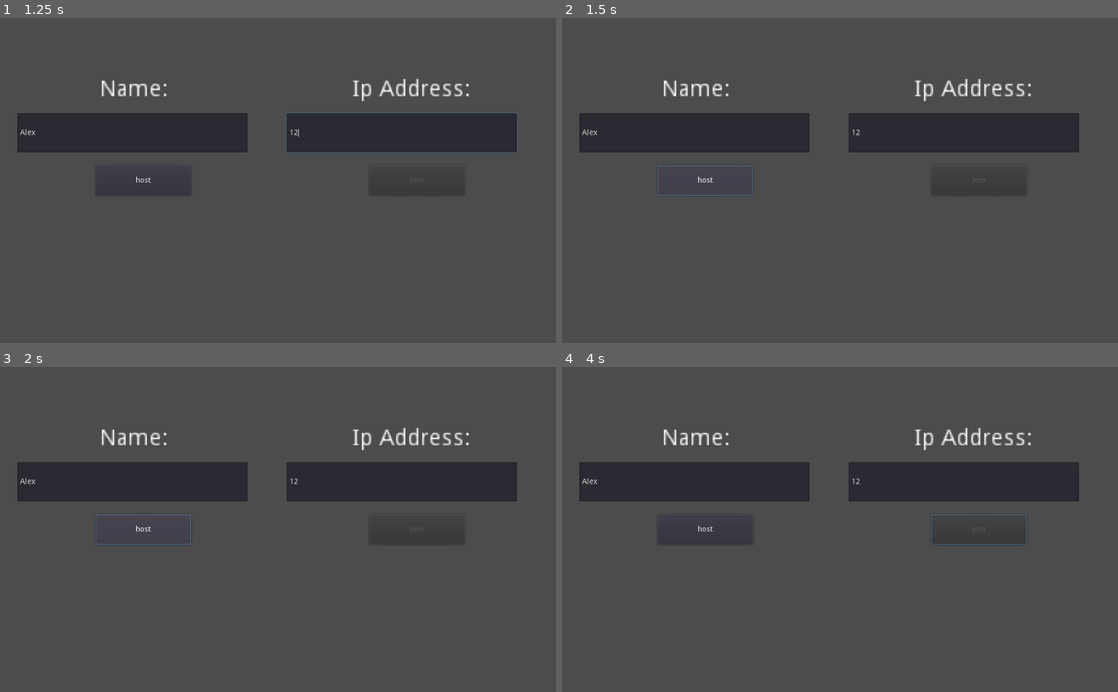
Above: before the commit, frames 1-4 (two rows, left to right).
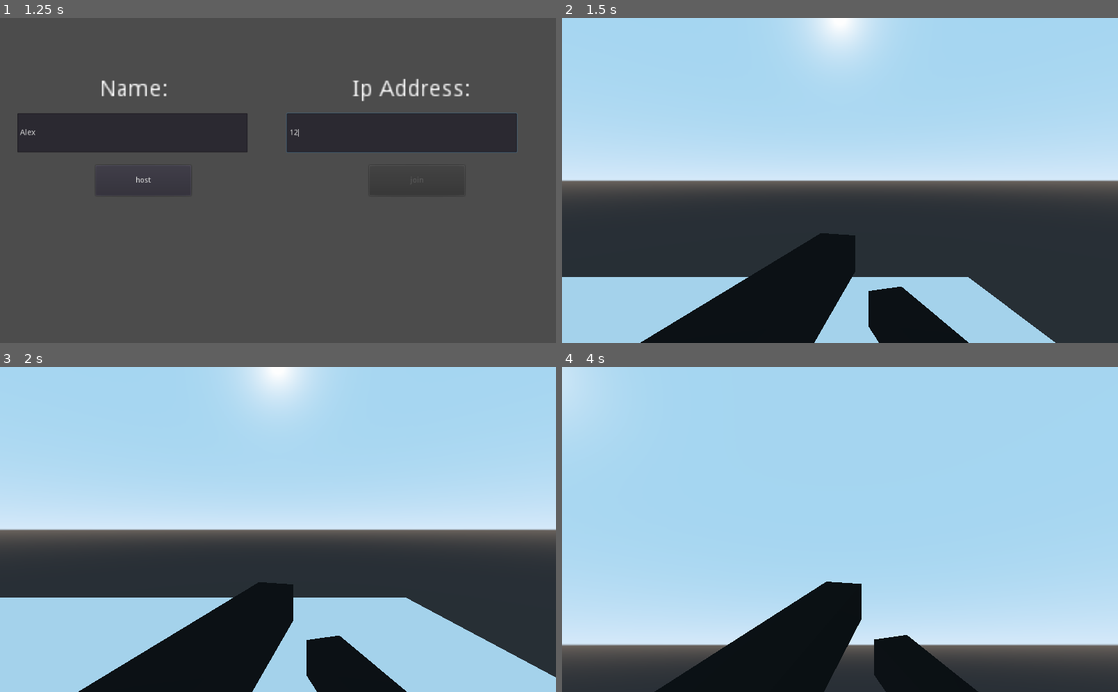
Above: after the commit, the same moments.

Repository: miklaskarjalainen/Togmen
Game: Godot game, scene res://source/scenes/title_screen.tscn
Two runs of this game, one before a commit and one after it. Both use one fixed random seed, a clock stepped at 60 frames per second and the inputs below.
Inputs (mouse positions are in pixels of both pictures, inside the frame that each line leads up to):
- Up to frame 1 (1.25 s): click (133, 131) at 0.52 s; type "Alex" at 0.6 s; click (400, 131) at 0.75 s; type "12" at 0.83 s
- Up to frame 2 (1.5 s): click "host" at 1.25 s
- Up to frame 3 (2 s): no input
- Up to frame 4 (4 s): move the mouse to (962, 513) at 2.02 s; hold Right (ui_right) 2.03-2.78 s; move the mouse to (728, 545) at 2.77 s; hold Down (ui_down) 2.78-3.53 s; tap Enter (ui_accept) at 2.85, 3.02, 3.32 s; move the mouse to (895, 458) at 3.52 s; hold Right (ui_right) from 3.53 s (still down)

Frame 1 is identical in both runs. In frame 2, 95% of the frame differs, in the area x 0-100%, y 0-100%; in frame 3, 95%; in frame 4, 95%.

Commit message:
fps camera and movement working.

Diff:
--- a/project.godot
+++ b/project.godot
@@ -7,6 +7,10 @@
 ;   param=value ; assign values to parameters
 
 config_version=4
+
+_global_script_classes=[  ]
+_global_script_class_icons={
+}
 
 [application]
 
@@ -18,6 +22,37 @@
 
 Net="*res://source/singleton/net.gd"
 
+[input]
+
+ui_left={
+"deadzone": 0.5,
+"events": [ Object(InputEventKey,"resource_local_to_scene":false,"resource_name":"","device":0,"alt":false,"shift":false,"control":false,"meta":false,"command":false,"pressed":false,"scancode":16777231,"unicode":0,"echo":false,"script":null)
+, Object(InputEventJoypadButton,"resource_local_to_scene":false,"resource_name":"","device":0,"button_index":14,"pressure":0.0,"pressed":false,"script":null)
+, Object(InputEventKey,"resource_local_to_scene":false,"resource_name":"","device":0,"alt":false,"shift":false,"control":false,"meta":false,"command":false,"pressed":false,"scancode":65,"unicode":0,"echo":false,"script":null)
+ ]
+}
+ui_right={
+"deadzone": 0.5,
+"events": [ Object(InputEventKey,"resource_local_to_scene":false,"resource_name":"","device":0,"alt":false,"shift":false,"control":false,"meta":false,"command":false,"pressed":false,"scancode":16777233,"unicode":0,"echo":false,"script":null)
+, Object(InputEventJoypadButton,"resource_local_to_scene":false,"resource_name":"","device":0,"button_index":15,"pressure":0.0,"pressed":false,"script":null)
+, Object(InputEventKey,"resource_local_to_scene":false,"resource_name":"","device":0,"alt":false,"shift":false,"control":false,"meta":false,"command":false,"pressed":false,"scancode":68,"unicode":0,"echo":false,"script":null)
+ ]
+}
+ui_up={
+"deadzone": 0.5,
+"events": [ Object(InputEventKey,"resource_local_to_scene":false,"resource_name":"","device":0,"alt":false,"shift":false,"control":false,"meta":false,"command":false,"pressed":false,"scancode":16777232,"unicode":0,"echo":false,"script":null)
+, Object(InputEventJoypadButton,"resource_local_to_scene":false,"resource_name":"","device":0,"button_index":12,"pressure":0.0,"pressed":false,"script":null)
+, Object(InputEventKey,"resource_local_to_scene":false,"resource_name":"","device":0,"alt":false,"shift":false,"control":false,"meta":false,"command":false,"pressed":false,"scancode":87,"unicode":0,"echo":false,"script":null)
+ ]
+}
+ui_down={
+"deadzone": 0.5,
+"events": [ Object(InputEventKey,"resource_local_to_scene":false,"resource_name":"","device":0,"alt":false,"shift":false,"control":false,"meta":false,"command":false,"pressed":false,"scancode":16777234,"unicode":0,"echo":false,"script":null)
+, Object(InputEventJoypadButton,"resource_local_to_scene":false,"resource_name":"","device":0,"button_index":13,"pressure":0.0,"pressed":false,"script":null)
+, Object(InputEventKey,"resource_local_to_scene":false,"resource_name":"","device":0,"alt":false,"shift":false,"control":false,"meta":false,"command":false,"pressed":false,"scancode":83,"unicode":0,"echo":false,"script":null)
+ ]
+}
+
 [physics]
 
 common/enable_pause_aware_picking=true
--- /dev/null
+++ b/source/entities/actors/camera.gd
@@ -0,0 +1,21 @@
+extends Camera
+
+onready var anim := $hand_anim
+const SENSITIVITY = 0.2
+
+func _ready():
+	Input.set_mouse_mode(Input.MOUSE_MODE_CAPTURED)
+	anim.play("bobbing")
+
+func _physics_process(_delta):
+	var motion := get_parent().motion as Vector3
+	motion.y = 0
+	anim.playback_speed = motion.length() / 7.5
+
+func _input(event):
+	if event is InputEventMouseMotion and Input.get_mouse_mode() == 2:
+		rotation_degrees.x -= event.relative.y * SENSITIVITY
+		rotation_degrees.y -= event.relative.x * SENSITIVITY
+	if Input.is_action_just_pressed("ui_cancel"):
+		var cur := int(Input.get_mouse_mode() != 2)
+		Input.set_mouse_mode(2*cur)
--- a/source/entities/actors/player.gd
+++ b/source/entities/actors/player.gd
@@ -1,7 +1,33 @@
 extends KinematicBody
+const MOV_SPEED   = 450
+const JUMP_STR    = 8
+const GRAVITY     = 8
 
+onready var camera := $camera
 var motion := Vector3()
 
 func _physics_process(delta:float) -> void:
-	motion.y -= 2 * delta;
+	var forwards  = int(Input.is_action_pressed("ui_up"))
+	var backwards = int(Input.is_action_pressed("ui_down"))
+	var left      = int(Input.is_action_pressed("ui_left"))
+	var right     = int(Input.is_action_pressed("ui_right"))
+	var jump      = Input.is_action_just_pressed("ui_accept") and is_on_floor()
+
+	var direction := Vector3()
+	if Input.is_action_pressed("ui_up"):
+		direction -= camera.global_transform.basis.z
+	if Input.is_action_pressed("ui_down"):
+		direction += camera.global_transform.basis.z
+	if Input.is_action_pressed("ui_left"):
+		direction -= camera.global_transform.basis.x
+	if Input.is_action_pressed("ui_right"):
+		direction += camera.global_transform.basis.x
+	direction = direction.normalized() * MOV_SPEED * delta
+	motion.x = direction.x
+	motion.z = direction.z
+
+	if jump:
+		motion.y += JUMP_STR
+	motion.y -= GRAVITY * delta;
+
 	motion = move_and_slide(motion, Vector3.UP)
--- a/source/entities/actors/player.tscn
+++ b/source/entities/actors/player.tscn
@@ -1,6 +1,38 @@
-[gd_scene load_steps=3 format=2]
+[gd_scene load_steps=6 format=2]
 
 [ext_resource path="res://source/entities/actors/player.gd" type="Script" id=1]
+[ext_resource path="res://source/entities/actors/camera.gd" type="Script" id=2]
+
+[sub_resource type="Animation" id=3]
+resource_name = "bobbing"
+loop = true
+tracks/0/type = "value"
+tracks/0/path = NodePath("hand:translation")
+tracks/0/interp = 1
+tracks/0/loop_wrap = true
+tracks/0/imported = false
+tracks/0/enabled = true
+tracks/0/keys = {
+"times": PoolRealArray( 0, 0.2, 0.6, 1 ),
+"transitions": PoolRealArray( 1, 1, 1, 1 ),
+"update": 0,
+"values": [ Vector3( 0.338695, -0.601882, -0.707484 ), Vector3( 0.281847, -0.638905, -0.707484 ), Vector3( 0.563, -0.607, -0.707 ), Vector3( 0.338695, -0.601882, -0.707484 ) ]
+}
+tracks/1/type = "value"
+tracks/1/path = NodePath("hand2:translation")
+tracks/1/interp = 1
+tracks/1/loop_wrap = true
+tracks/1/imported = false
+tracks/1/enabled = true
+tracks/1/keys = {
+"times": PoolRealArray( 0, 0.2, 0.6, 1 ),
+"transitions": PoolRealArray( 1, 1, 1, 1 ),
+"update": 0,
+"values": [ Vector3( -0.124751, -0.339287, -0.707484 ), Vector3( -0.181599, -0.37631, -0.707484 ), Vector3( 0.1, -0.345, -0.707 ), Vector3( -0.124751, -0.339287, -0.707484 ) ]
+}
+
+[sub_resource type="SpatialMaterial" id=2]
+albedo_color = Color( 0, 0, 0, 1 )
 
 [sub_resource type="CapsuleShape" id=1]
 height = 1.77135
@@ -8,9 +40,30 @@
 [node name="Player" type="KinematicBody"]
 script = ExtResource( 1 )
 
-[node name="CSGSphere" type="CSGCylinder" parent="."]
+[node name="camera" type="Camera" parent="."]
+transform = Transform( 1, 0, 0, 0, 1, 0, 0, 0, 1, 0, 0.931604, -0.816026 )
+script = ExtResource( 2 )
+
+[node name="hand_anim" type="AnimationPlayer" parent="camera"]
+anims/bobbing = SubResource( 3 )
+
+[node name="hand" type="CSGBox" parent="camera"]
+transform = Transform( 0.962498, 0, 0.271289, 0, 1, 0, -0.271289, 0, 0.962498, 0.338695, -0.601882, -0.707484 )
+width = 0.173959
+height = 0.167245
+depth = 0.853335
+material = SubResource( 2 )
+
+[node name="hand2" type="CSGBox" parent="camera"]
+transform = Transform( 0.96003, 0, -0.279896, 0, 1, 0, 0.279896, 0, 0.96003, -0.124751, -0.339287, -0.707484 )
+width = 0.173959
+height = 0.167245
+depth = 0.853335
+material = SubResource( 2 )
+
+[node name="body" type="CSGCylinder" parent="."]
 height = 2.78523
 
-[node name="CollisionShape" type="CollisionShape" parent="."]
+[node name="coll" type="CollisionShape" parent="."]
 transform = Transform( 1, 0, 0, 0, -4.37114e-08, -1, 0, 1, -4.37114e-08, 0, 0, 0 )
 shape = SubResource( 1 )
--- a/source/game.tscn
+++ b/source/scenes/game.tscn
@@ -4,7 +4,7 @@
 
 [node name="Spatial" type="Spatial"]
 
-[node name="KinematicBody2D" parent="." instance=ExtResource( 1 )]
+[node name="player" parent="." instance=ExtResource( 1 )]
 transform = Transform( 1, 0, 0, 0, 1, 0, 0, 0, 1, 6.10717, 5.1352, 0.577724 )
 
 [node name="CSGCombiner" type="CSGCombiner" parent="."]
@@ -14,7 +14,3 @@
 width = 27.6064
 height = 0.289016
 depth = 28.3754
-
-[node name="Camera" type="Camera" parent="."]
-transform = Transform( 1, 0, 0, 0, 1, 0, 0, 0, 1, 7.19319, 8.55023, 18.0934 )
-fov = 85.9739
--- a/source/scenes/title_screen.gd
+++ b/source/scenes/title_screen.gd
@@ -5,18 +5,25 @@
 onready var host_btn = $host
 onready var join_btn = $join
 
+func _ready():
+	Net.connect("on_connection_ready", self, "_on_connection_ready")
 
 func _physics_process(delta:float) -> void:
 	host_btn.disabled = true
 	join_btn.disabled = true
 	if !name_edit.text.empty():
 		host_btn.disabled = false
-	if !name_edit.text.empty() && IP_edit.text.is_valid_ip_address():
-		join_btn.disabled = false
+		if IP_edit.text.is_valid_ip_address():
+			join_btn.disabled = false
 
+
+# Signals #
 func _on_host_pressed():
 	Net.create_server()
 
 func _on_join_pressed():
 	var ip:String = IP_edit.text
 	Net.create_client(ip)
+
+func _on_connection_ready():
+	get_tree().change_scene("res://source/scenes/game.tscn")
--- a/source/singleton/net.gd
+++ b/source/singleton/net.gd
@@ -1,48 +1,58 @@
 extends Node
 
-const PORT = 25595 # Minecraft port lol
+const PORT = 25595
 const MAX_CLIENTS = 5
 
-# Methods #
+signal on_connection_ready # Created a server or connected to one
+signal on_peer_connect(id)
+signal on_peer_disconnect(id)
+
 
 func _ready():
-	get_tree().connect("network_peer_connected", self,     "_on_player_connect")
-	get_tree().connect("network_peer_disconnected", self, "_on_player_disconnect")
-	get_tree().connect("connected_to_server", self, "_on_connection_success")
-	get_tree().connect("connection_failed", self,   "_on_connection_fail")
-	get_tree().connect("server_disconnected", self, "_on_server_disconnect")
+	get_tree().connect("network_peer_connected",    self, "_on_peer_connect")
+	get_tree().connect("network_peer_disconnected", self, "_on_peer_disconnect")
+	get_tree().connect("connected_to_server",       self, "_on_connection_success")
+	get_tree().connect("connection_failed",         self, "_on_connection_fail")
+	get_tree().connect("server_disconnected",       self, "_on_server_disconnect")
 
+func _exit_tree():
+	peer_quit()
+
+# Methods #
 func create_server() -> void:
 	var peer = NetworkedMultiplayerENet.new()
 	peer.create_server(PORT, MAX_CLIENTS)
 	get_tree().network_peer = peer
 	print("Server created, port: ", PORT)
+	emit_signal("on_connection_ready")
 
 func create_client(ip_addr:String) -> void:
 	var peer = NetworkedMultiplayerENet.new()
 	peer.create_client(ip_addr, PORT)
 	get_tree().network_peer = peer
+
 	print("Client Created IP: %s Port: %s" % [ip_addr, PORT])
 
 
 # Getters / Setters #
-
-func quit() -> void:
+func peer_quit() -> void:
 	get_tree().network_peer = null
 
 func is_host() -> bool:
 	return get_tree().is_network_server()
 
 # Signals #
+func _on_peer_connect(id:int) -> void:
+	print("Player %s connected" % id)
+	emit_signal("on_peer_connect", id)
 
-func _on_player_connect(id:int) -> void:
-	print("Player %s connected" % id)
-
-func _on_player_disconnect(id:int) -> void:
+func _on_peer_disconnect(id:int) -> void:
 	print("Player %s disconnected" % id)
+	emit_signal("on_peer_disconnect", id)
 
 func _on_connection_success() -> void:
 	print("Connected to the server")
+	emit_signal("on_connection_ready")
 
 func _on_connection_fail() -> void:
 	print("Connection failed, lol ur bad")
